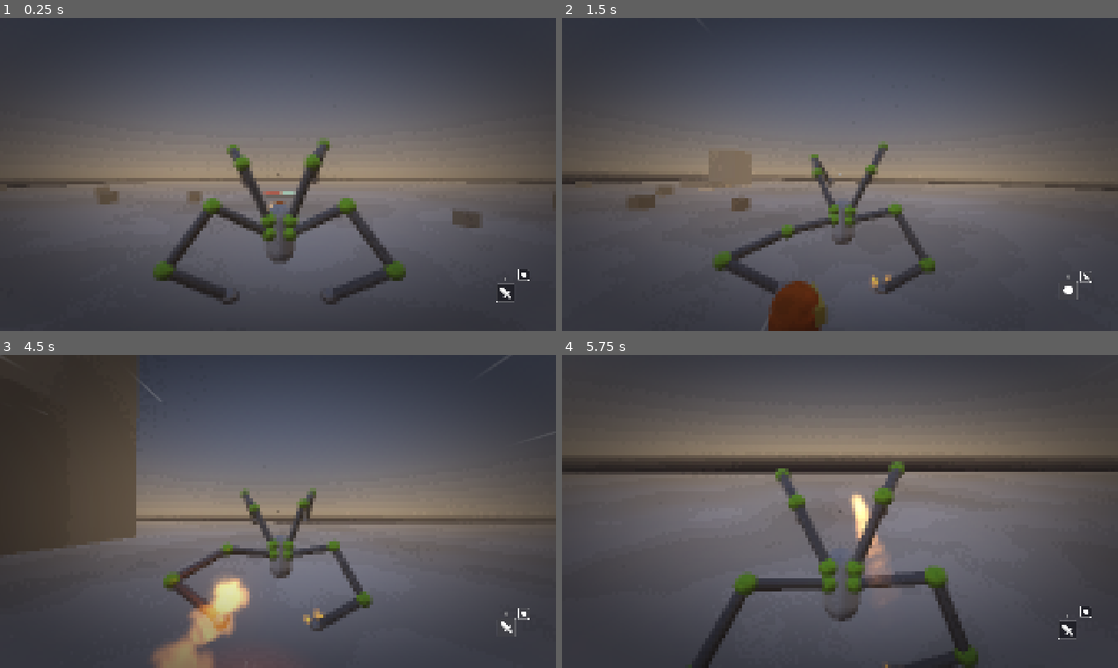
Above: before the commit, frames 1-4 (two rows, left to right).
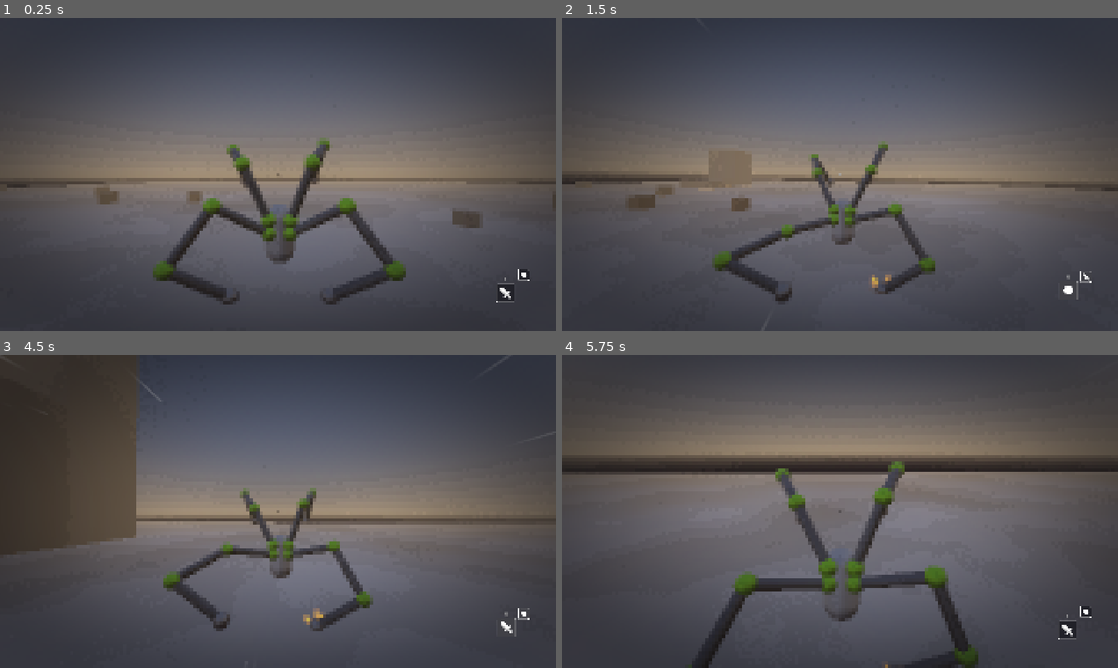
Above: after the commit, the same moments.

Repository: lliamsymonds04/doc-oc
Game: Godot game, scene res://main.tscn
Two runs of this game, one before a commit and one after it. Both use one fixed random seed, a clock stepped at 60 frames per second and the inputs below.
Inputs (mouse positions are in pixels of both pictures, inside the frame that each line leads up to):
- Up to frame 1 (0.25 s): no input
- Up to frame 2 (1.5 s): move the mouse to (867, 174) at 0.52 s; press the mouse at (867, 174) at 0.53 s; hold W (forward) from 0.53 s (still down); tap Space (jump) at 0.77 s; move the mouse to (812, 174) at 1.27 s; release the mouse at (812, 174) at 1.28 s; tap R (mode-switch) at 1.35 s
- Up to frame 3 (4.5 s): keep holding W (forward); tap Space (jump) at 1.52, 3.02, 3.77 s; move the mouse to (289, 505) at 2.02 s; hold Right mouse button (right-click) 2.03-2.78 s; move the mouse to (272, 517) at 2.77 s; tap Shift (sprint) at 2.85 s; move the mouse to (316, 514) at 3.52 s; press the mouse at (316, 514) at 3.53 s; move the mouse to (233, 508) at 4.27 s; release the mouse at (233, 508) at 4.28 s; tap R (mode-switch) at 4.35 s
- Up to frame 4 (5.75 s): keep holding W (forward); tap Space (jump) at 4.52 s; move the mouse to (845, 511) at 5.02 s; hold Right mouse button (right-click) from 5.03 s (still down)

The runs differ from the first frame. In frame 1, 0.1% of the frame differs, in the area x 47-54%, y 55-62%; in frame 2, 1.4%; in frame 3, 2.6%, in the area x 27-48%, y 61-100%; in frame 4, 0.9%.

Commit message:
chore: remove enemy spawners from the level

Diff:
--- a/main.tscn
+++ b/main.tscn
@@ -7,14 +7,10 @@
 [ext_resource type="AudioStream" uid="uid://i3cgbpcxm2xh" path="res://assets/audio/small_servo.ogg" id="5_3rvo"]
 [ext_resource type="PackedScene" uid="uid://fqe70d8uduc6" path="res://ui/hud/hud.tscn" id="8_5vw27"]
 [ext_resource type="Script" uid="uid://c34dnohk30mk" path="res://systems/util/debug_ray_drawer.gd" id="9_dbg"]
-[ext_resource type="PackedScene" uid="uid://dqbd8ih3ynaal" path="res://systems/enemy/basic_enemy.tscn" id="10_4c57u"]
-[ext_resource type="PackedScene" path="res://systems/enemy/fireball_enemy.tscn" id="10_fireball"]
-[ext_resource type="PackedScene" path="res://systems/enemy/slam_enemy.tscn" id="10_slam"]
-[ext_resource type="Script" uid="uid://bdtssx7vpj7jn" path="res://systems/enemy/dummy.gd" id="11_efxa6"]
 [ext_resource type="Script" uid="uid://ctgilxfxha04r" path="res://main.gd" id="12_main"]
 [ext_resource type="Shader" uid="uid://cagkf5o8es3pp" path="res://shaders/pixelate.gdshader" id="13_pixel"]
 [ext_resource type="Script" uid="uid://d57yvfu3wvbb" path="res://systems/pillar_spawner.gd" id="16_2cqfq"]
-[ext_resource type="Script" path="res://systems/box_spawner.gd" id="17_box"]
+[ext_resource type="Script" uid="uid://c3j1vj3ovktda" path="res://systems/box_spawner.gd" id="17_box"]
 
 [sub_resource type="ProceduralSkyMaterial" id="ProceduralSkyMaterial_1"]
 sky_top_color = Color(0.26, 0.28, 0.34, 1)
@@ -137,22 +133,6 @@
 
 [node name="Hud" parent="." unique_id=1447860461 instance=ExtResource("8_5vw27")]
 
-[node name="Dummy" type="Node3D" parent="." unique_id=171037128]
-transform = Transform3D(1, 0, 0, 0, 1, 0, 0, 0, 1, 0, 0, 23)
-script = ExtResource("11_efxa6")
-enemy_scene = ExtResource("10_4c57u")
-metadata/_custom_type_script = "uid://bdtssx7vpj7jn"
-
-[node name="FireballEnemy" type="Node3D" parent="." unique_id=773500811]
-transform = Transform3D(1, 0, 0, 0, 1, 0, 0, 0, 1, -15.682001, 0, 15)
-script = ExtResource("11_efxa6")
-enemy_scene = ExtResource("10_fireball")
-
-[node name="SlamEnemy" type="Node3D" parent="." unique_id=1769352173]
-transform = Transform3D(1, 0, 0, 0, 1, 0, 0, 0, 1, 8, 0, 15)
-script = ExtResource("11_efxa6")
-enemy_scene = ExtResource("10_slam")
-
 [node name="PillarHandler" type="Node3D" parent="." unique_id=532953420]
 transform = Transform3D(1, 0, 0, 0, 1, 0, 0, 0, 1, -16, 0, 21)
 script = ExtResource("16_2cqfq")
